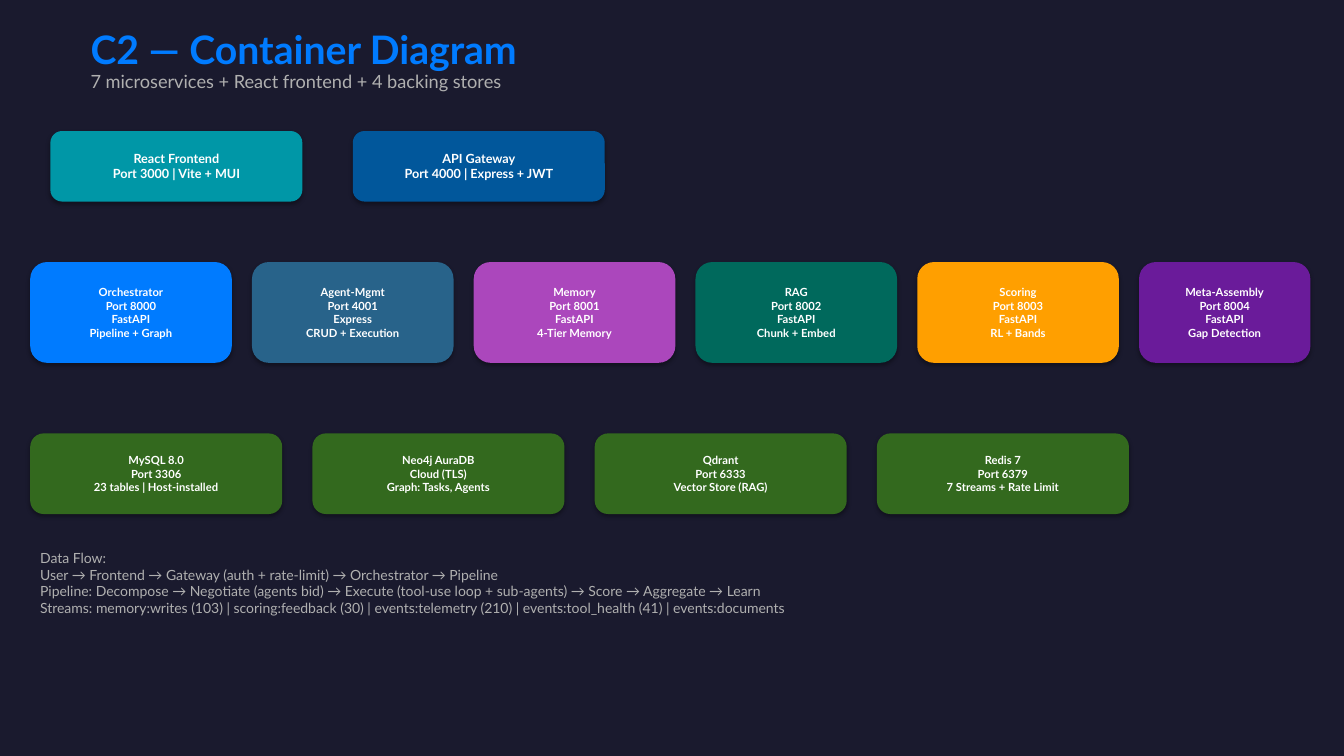
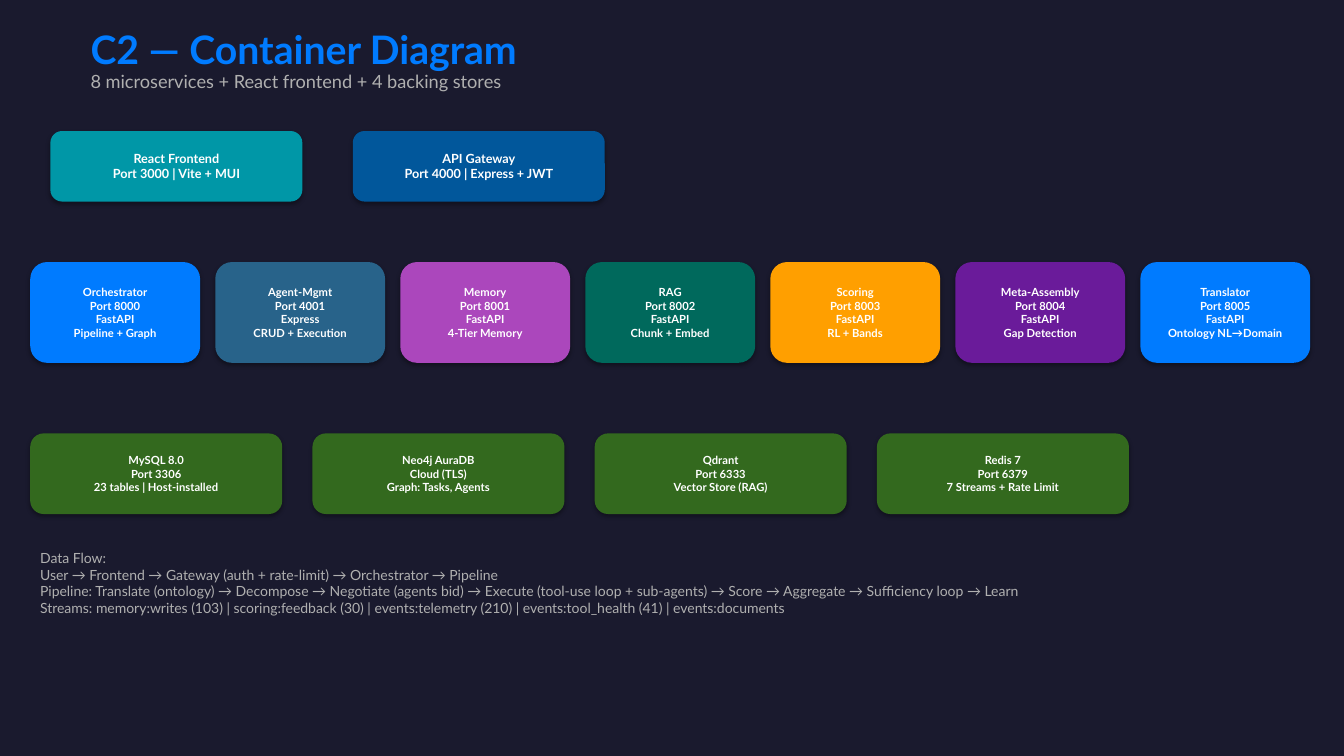
Before and after one commit to kreonakrish/pmos, a slide deck: slide 5 of docs/PMOS_Architecture_Presentation.pptx. Drawn at 1344x756 pixels with LibreOffice and Linux fonts; fonts in the diff are those of the drawing. Boxes give left, top, right and bottom in pixels: in the first picture for what was removed or moved away, otherwise in the second. Text is boxed around its words. In the diff, an @@ line names an element or a change of style, - is before the commit and + after.

```diff
--- a/docs/PMOS_Architecture_Presentation.pptx
+++ b/docs/PMOS_Architecture_Presentation.pptx
@@ text at [91,74,501,92]: text changed @@
-7 microservices + React frontend + 4 backing stores
+8 microservices + React frontend + 4 backing stores
@@ rounded rectangle "Orchestrator Port 8000 FastAPI Pipeline ...": place and size @@
-rounded rectangle "Orchestrator Port 8000 FastAPI Pipeline ..." at [30,262,232,363]
+rounded rectangle "Orchestrator Port 8000 FastAPI Pipeline ..." at [30,262,201,363]
@@ rounded rectangle "Agent-Mgmt Port 4001 Express CRUD ...": place and size @@
-rounded rectangle "Agent-Mgmt Port 4001 Express CRUD ..." at [252,262,454,363]
+rounded rectangle "Agent-Mgmt Port 4001 Express CRUD ..." at [216,262,386,363]
@@ rounded rectangle "Memory Port 8001 FastAPI 4-Tier ...": place and size @@
-rounded rectangle "Memory Port 8001 FastAPI 4-Tier ..." at [474,262,676,363]
+rounded rectangle "Memory Port 8001 FastAPI 4-Tier ..." at [400,262,571,363]
@@ rounded rectangle "RAG Port 8002 FastAPI Chunk ...": place and size @@
-rounded rectangle "RAG Port 8002 FastAPI Chunk ..." at [696,262,897,363]
+rounded rectangle "RAG Port 8002 FastAPI Chunk ..." at [586,262,756,363]
@@ rounded rectangle "Scoring Port 8003 FastAPI RL ...": place and size @@
-rounded rectangle "Scoring Port 8003 FastAPI RL ..." at [918,262,1119,363]
+rounded rectangle "Scoring Port 8003 FastAPI RL ..." at [770,262,941,363]
@@ rounded rectangle "Meta-Assembly Port 8004 FastAPI Gap ...": place and size @@
-rounded rectangle "Meta-Assembly Port 8004 FastAPI Gap ..." at [1139,262,1311,363]
+rounded rectangle "Meta-Assembly Port 8004 FastAPI Gap ..." at [956,262,1126,363]
@@ rounded rectangle added at [1140,262,1311,363], fill #007BFF, 8 pt, text #FFFFFF, bold @@
+Translator
+Port 8005
+FastAPI
+Ontology NL→Domain
@@ text at [40,553,1019,616]: text changed @@
-Data Flow:
-User → Frontend → Gateway (auth + rate-limit) → Orchestrator → Pipeline
-Pipeline: Decompose → Negotiate (agents bid) → Execute (tool-use loop + sub-agents) → Score → Aggregate → Learn
-Streams: memory:writes (103) | scoring:feedback (30) | events:telemetry (210) | events:tool_health (41) | events:documents
+Data Flow:
+User → Frontend → Gateway (auth + rate-limit) → Orchestrator → Pipeline
+Pipeline: Translate (ontology) → Decompose → Negotiate (agents bid) → Execute (tool-use loop + sub-agents) → Score → Aggregate → Sufficiency loop → Learn
+Streams: memory:writes (103) | scoring:feedback (30) | events:telemetry (210) | events:tool_health (41) | events:documents
```
Also in this commit, not shown: 2 other slides changed, 1 other file.
